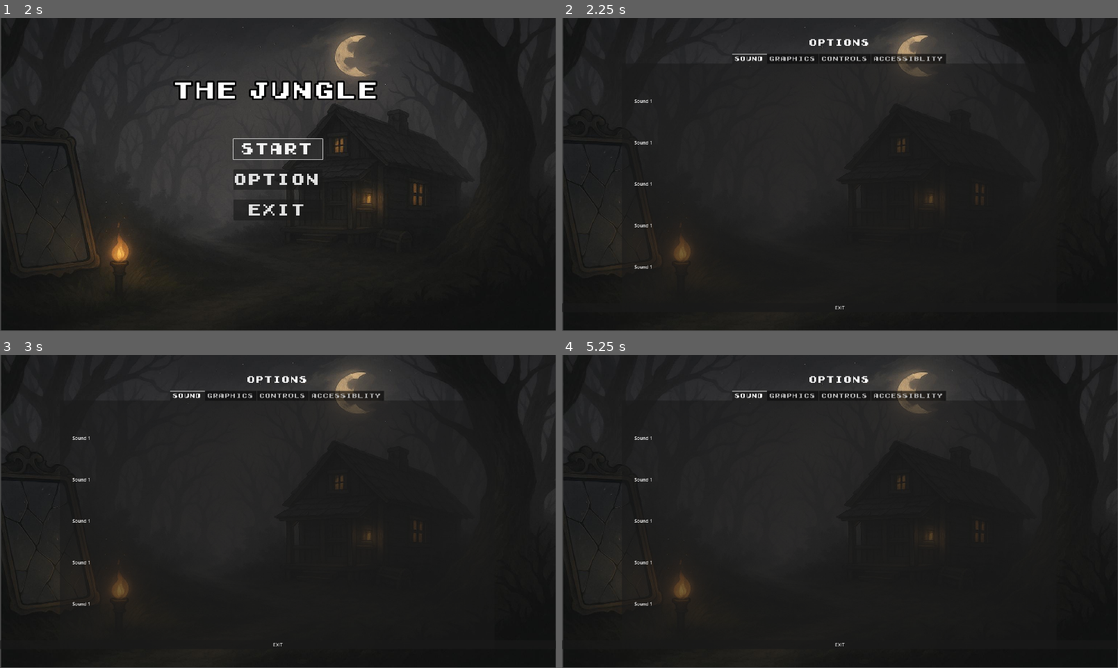
Above: before the commit, frames 1-4 (two rows, left to right).
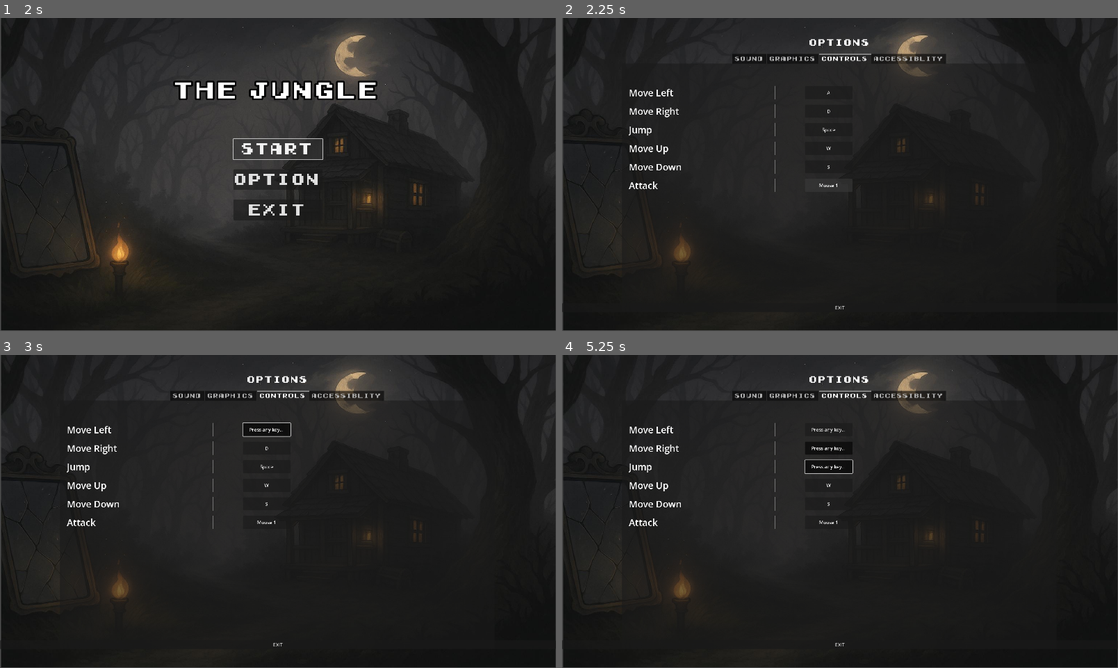
Above: after the commit, the same moments.

Repository: AqlanNaqib/Godot-mini-it-project
Game: Godot game, scene res://main menu/main_menu.tscn
Same seed, same stepped clock (60 frames per second), same inputs: the game is played once before the commit and once after it.
Inputs (mouse positions are in pixels of both pictures, inside the frame that each line leads up to):
- Up to frame 1 (2 s): click "START" at 0.5 s; click "START" at 1.25 s
- Up to frame 2 (2.25 s): click "OPTION" at 2 s
- Up to frame 3 (3 s): click (266, 430) at 2.75 s, where only the run after the commit has a clickable "A"
- Up to frame 4 (5.25 s): click (828, 430) at 3.5 s, where only the run after the commit has a clickable "Press any key..."; click (828, 448) at 4.25 s, where only the run after the commit has a clickable "D"; click (828, 467) at 5 s, where only the run after the commit has a clickable "Space"

Frame 1 is identical in both runs. In frame 2, 0.8% of the frame differs, in the area x 12-56%, y 11-81%; in frame 3, 1.0%; in frame 4, 1.2%.

Commit message:
keybind

Diff:
--- /dev/null
+++ b/default_bus_layout.tres
@@ -0,0 +1,3 @@
+[gd_resource type="AudioBusLayout" format=3 uid="uid://lhivg71uu32x"]
+
+[resource]
--- /dev/null
+++ b/hotkey_rebind_button.gd
@@ -0,0 +1,118 @@
+class_name HotkeyRebindButton
+extends Control
+
+signal rebind_started
+signal rebind_cancelled
+signal rebind_completed
+
+@onready var label: Label = $HBoxContainer/Label
+@onready var button: Button = $HBoxContainer/Button
+
+@export var action_name: String = "move_left"
+
+var is_rebinding: bool = false
+
+func _ready():
+	# Add the entire control to the group
+	add_to_group("rebind_buttons")
+	set_process_unhandled_input(false)  # Changed from set_process_unhandled_key_input
+	set_action_name()
+	set_text_for_key()
+
+	button.toggled.connect(_on_button_toggled)
+
+func set_action_name() -> void:
+	label.text = "Unassigned"
+
+	match action_name:
+		"move_left":
+			label.text = "Move Left"
+		"move_right":
+			label.text = "Move Right"
+		"jump":
+			label.text = "Jump"
+		"move_up":
+			label.text = "Move Up"
+		"move_down":
+			label.text = "Move Down"
+		"attack":
+			label.text = "Attack"
+
+func set_text_for_key() -> void:
+	var action_events = InputMap.action_get_events(action_name)
+
+	if action_events.is_empty():
+		button.text = "Unassigned"
+		return
+
+	var action_event = action_events[0]
+
+	if action_event is InputEventKey:
+		button.text = OS.get_keycode_string(action_event.physical_keycode)
+	elif action_event is InputEventMouseButton:
+		match action_event.button_index:
+			MOUSE_BUTTON_LEFT:
+				button.text = "Left Click"
+			MOUSE_BUTTON_RIGHT:
+				button.text = "Right Click"
+			MOUSE_BUTTON_MIDDLE:
+				button.text = "Middle Click"
+
+		button.text = "Mouse %d" % action_event.button_index
+	else:
+		button.text = action_event.as_text()
+
+
+
+func _unhandled_key_input(event: InputEvent) -> void:
+	if !is_rebinding:
+		return
+
+	# Ignore modifier keys pressed alone
+	if event is InputEventKey and event.is_pressed() and !event.is_echo():
+		if event.keycode != KEY_ESCAPE:
+			# Clear existing inputs
+			InputMap.action_erase_events(action_name)
+			InputMap.action_add_event(action_name, event)
+			button.text = OS.get_keycode_string(event.keycode)
+			rebind_completed.emit()
+		else:
+			set_text_for_key()
+			rebind_cancelled.emit()
+
+		set_process_unhandled_input(false)
+		is_rebinding = false
+		get_viewport().set_input_as_handled()
+
+	# Handle mouse buttons
+	elif event is InputEventMouseButton and event.is_pressed():
+		if event.button_index != MOUSE_BUTTON_RIGHT:  # Optional: exclude right click
+			InputMap.action_erase_events(action_name)
+			InputMap.action_add_event(action_name, event)
+			button.text = "Mouse %d" % event.button_index
+			rebind_completed.emit()
+
+			set_process_unhandled_input(false)
+			is_rebinding = false
+			get_viewport().set_input_as_handled()
+
+func disable() -> void:
+	button.disabled = true
+
+func enable() -> void:
+	button.disabled = false
+
+func _on_button_toggled(toggled_on: bool) -> void:
+	if is_rebinding:
+		return
+
+	is_rebinding = true
+	button.text = "Press any key..."
+	set_process_unhandled_key_input(true)
+	rebind_started.emit()
+
+func set_default_controls():
+	# Left mouse button for attack
+	var mouse_event = InputEventMouseButton.new()
+	mouse_event.button_index = MOUSE_BUTTON_LEFT
+	InputMap.action_add_event("attack", mouse_event)
--- /dev/null
+++ b/hotkey_rebind_button.tscn
@@ -0,0 +1,45 @@
+[gd_scene load_steps=2 format=3 uid="uid://dyyvll57ee7at"]
+
+[ext_resource type="Script" uid="uid://cam64qh4gm4nr" path="res://hotkey_rebind_button.gd" id="1_bxw1p"]
+
+[node name="Hotkey_Rebind_Button" type="Control"]
+layout_mode = 3
+anchors_preset = 15
+anchor_right = 1.0
+anchor_bottom = 1.0
+grow_horizontal = 2
+grow_vertical = 2
+script = ExtResource("1_bxw1p")
+action_name = "move_right"
+metadata/_edit_horizontal_guides_ = [-143.0]
+
+[node name="HBoxContainer" type="HBoxContainer" parent="."]
+layout_mode = 1
+anchors_preset = 4
+anchor_top = 0.5
+anchor_bottom = 0.5
+offset_top = -11.5
+offset_right = 21.0
+offset_bottom = 11.5
+grow_vertical = 2
+alignment = 1
+
+[node name="Label" type="Label" parent="HBoxContainer"]
+custom_minimum_size = Vector2(400, 30)
+layout_mode = 2
+theme_override_font_sizes/font_size = 32
+text = "ACTION"
+vertical_alignment = 1
+
+[node name="VSeparator" type="VSeparator" parent="HBoxContainer"]
+layout_mode = 2
+size_flags_horizontal = 3
+theme_override_constants/separation = 200
+
+[node name="Button" type="Button" parent="HBoxContainer"]
+custom_minimum_size = Vector2(164, 0)
+layout_mode = 2
+toggle_mode = true
+text = "ACTION_KEY"
+
+[connection signal="toggled" from="HBoxContainer/Button" to="." method="_on_button_toggled"]
--- a/options menu/settings_tab_container.tscn
+++ b/options menu/settings_tab_container.tscn
@@ -1,6 +1,11 @@
-[gd_scene load_steps=2 format=3 uid="uid://4883rayf7ti7"]
+[gd_scene load_steps=5 format=3 uid="uid://4883rayf7ti7"]
 
 [ext_resource type="FontFile" uid="uid://xgab11b7pv77" path="res://assets/Early GameBoy.ttf" id="1_efxv5"]
+[ext_resource type="PackedScene" uid="uid://dyyvll57ee7at" path="res://hotkey_rebind_button.tscn" id="2_vr7dw"]
+
+[sub_resource type="StyleBoxEmpty" id="StyleBoxEmpty_efxv5"]
+
+[sub_resource type="StyleBoxEmpty" id="StyleBoxEmpty_vr7dw"]
 
 [node name="Settings_Tab_Container" type="Control"]
 layout_mode = 3
@@ -29,9 +34,10 @@
 theme_override_fonts/font = ExtResource("1_efxv5")
 theme_override_font_sizes/font_size = 20
 tab_alignment = 1
-current_tab = 0
+current_tab = 2
 
 [node name="Sound" type="TabBar" parent="TabContainer"]
+visible = false
 layout_mode = 2
 metadata/_tab_index = 0
 
@@ -120,7 +126,6 @@
 text = "G5"
 
 [node name="Controls" type="TabBar" parent="TabContainer"]
-visible = false
 layout_mode = 2
 metadata/_tab_index = 2
 
@@ -136,30 +141,45 @@
 theme_override_constants/margin_right = 24
 theme_override_constants/margin_bottom = 24
 
-[node name="VBoxContainer" type="VBoxContainer" parent="TabContainer/Controls/MarginContainer"]
+[node name="ScrollContainer" type="ScrollContainer" parent="TabContainer/Controls/MarginContainer"]
+layout_mode = 2
+
+[node name="VBoxContainer" type="VBoxContainer" parent="TabContainer/Controls/MarginContainer/ScrollContainer"]
 layout_mode = 2
 theme_override_constants/separation = 64
-alignment = 1
-
-[node name="Label" type="Label" parent="TabContainer/Controls/MarginContainer/VBoxContainer"]
-layout_mode = 2
-text = "C1"
-
-[node name="Label2" type="Label" parent="TabContainer/Controls/MarginContainer/VBoxContainer"]
-layout_mode = 2
-text = "C2"
-
-[node name="Label3" type="Label" parent="TabContainer/Controls/MarginContainer/VBoxContainer"]
-layout_mode = 2
-text = "C3"
-
-[node name="Label4" type="Label" parent="TabContainer/Controls/MarginContainer/VBoxContainer"]
-layout_mode = 2
-text = "C4"
-
-[node name="Label5" type="Label" parent="TabContainer/Controls/MarginContainer/VBoxContainer"]
-layout_mode = 2
-text = "C5"
+
+[node name="HSeparator" type="HSeparator" parent="TabContainer/Controls/MarginContainer/ScrollContainer/VBoxContainer"]
+layout_mode = 2
+theme_override_constants/separation = 12
+theme_override_styles/separator = SubResource("StyleBoxEmpty_efxv5")
+
+[node name="Hotkey_Rebind_Button" parent="TabContainer/Controls/MarginContainer/ScrollContainer/VBoxContainer" instance=ExtResource("2_vr7dw")]
+layout_mode = 2
+action_name = "move_left"
+
+[node name="Hotkey_Rebind_Button2" parent="TabContainer/Controls/MarginContainer/ScrollContainer/VBoxContainer" instance=ExtResource("2_vr7dw")]
+layout_mode = 2
+
+[node name="Hotkey_Rebind_Button3" parent="TabContainer/Controls/MarginContainer/ScrollContainer/VBoxContainer" instance=ExtResource("2_vr7dw")]
+layout_mode = 2
+action_name = "jump"
+
+[node name="Hotkey_Rebind_Button4" parent="TabContainer/Controls/MarginContainer/ScrollContainer/VBoxContainer" instance=ExtResource("2_vr7dw")]
+layout_mode = 2
+action_name = "move_up"
+
+[node name="Hotkey_Rebind_Button5" parent="TabContainer/Controls/MarginContainer/ScrollContainer/VBoxContainer" instance=ExtResource("2_vr7dw")]
+layout_mode = 2
+action_name = "move_down"
+
+[node name="Hotkey_Rebind_Button6" parent="TabContainer/Controls/MarginContainer/ScrollContainer/VBoxContainer" instance=ExtResource("2_vr7dw")]
+layout_mode = 2
+action_name = "attack"
+
+[node name="HSeparator2" type="HSeparator" parent="TabContainer/Controls/MarginContainer/ScrollContainer/VBoxContainer"]
+layout_mode = 2
+theme_override_constants/separation = 12
+theme_override_styles/separator = SubResource("StyleBoxEmpty_vr7dw")
 
 [node name="Accessiblity" type="TabBar" parent="TabContainer"]
 visible = false
--- a/project.godot
+++ b/project.godot
@@ -28,24 +28,34 @@
 
 [input]
 
-up={
+move_up={
 "deadzone": 0.2,
-"events": [Object(InputEventKey,"resource_local_to_scene":false,"resource_name":"","device":-1,"window_id":0,"alt_pressed":false,"shift_pressed":false,"ctrl_pressed":false,"meta_pressed":false,"pressed":false,"keycode":0,"physical_keycode":4194320,"key_label":0,"unicode":0,"location":0,"echo":false,"script":null)
+"events": [Object(InputEventKey,"resource_local_to_scene":false,"resource_name":"","device":0,"window_id":0,"alt_pressed":false,"shift_pressed":false,"ctrl_pressed":false,"meta_pressed":false,"pressed":false,"keycode":0,"physical_keycode":87,"key_label":0,"unicode":0,"location":0,"echo":false,"script":null)
 ]
 }
-down={
+move_down={
 "deadzone": 0.2,
-"events": [Object(InputEventKey,"resource_local_to_scene":false,"resource_name":"","device":-1,"window_id":0,"alt_pressed":false,"shift_pressed":false,"ctrl_pressed":false,"meta_pressed":false,"pressed":false,"keycode":0,"physical_keycode":4194322,"key_label":0,"unicode":0,"location":0,"echo":false,"script":null)
+"events": [Object(InputEventKey,"resource_local_to_scene":false,"resource_name":"","device":0,"window_id":0,"alt_pressed":false,"shift_pressed":false,"ctrl_pressed":false,"meta_pressed":false,"pressed":false,"keycode":0,"physical_keycode":83,"key_label":0,"unicode":0,"location":0,"echo":false,"script":null)
 ]
 }
-left={
+move_left={
 "deadzone": 0.2,
-"events": [Object(InputEventKey,"resource_local_to_scene":false,"resource_name":"","device":-1,"window_id":0,"alt_pressed":false,"shift_pressed":false,"ctrl_pressed":false,"meta_pressed":false,"pressed":false,"keycode":0,"physical_keycode":4194319,"key_label":0,"unicode":0,"location":0,"echo":false,"script":null)
+"events": [Object(InputEventKey,"resource_local_to_scene":false,"resource_name":"","device":0,"window_id":0,"alt_pressed":false,"shift_pressed":false,"ctrl_pressed":false,"meta_pressed":false,"pressed":false,"keycode":0,"physical_keycode":65,"key_label":0,"unicode":0,"location":0,"echo":false,"script":null)
 ]
 }
-right={
+move_right={
 "deadzone": 0.2,
-"events": [Object(InputEventKey,"resource_local_to_scene":false,"resource_name":"","device":-1,"window_id":0,"alt_pressed":false,"shift_pressed":false,"ctrl_pressed":false,"meta_pressed":false,"pressed":false,"keycode":0,"physical_keycode":4194321,"key_label":0,"unicode":0,"location":0,"echo":false,"script":null)
+"events": [Object(InputEventKey,"resource_local_to_scene":false,"resource_name":"","device":0,"window_id":0,"alt_pressed":false,"shift_pressed":false,"ctrl_pressed":false,"meta_pressed":false,"pressed":false,"keycode":0,"physical_keycode":68,"key_label":0,"unicode":0,"location":0,"echo":false,"script":null)
+]
+}
+attack={
+"deadzone": 0.2,
+"events": [Object(InputEventMouseButton,"resource_local_to_scene":false,"resource_name":"","device":-1,"window_id":0,"alt_pressed":false,"shift_pressed":false,"ctrl_pressed":false,"meta_pressed":false,"button_mask":0,"position":Vector2(0, 0),"global_position":Vector2(0, 0),"factor":1.0,"button_index":1,"canceled":false,"pressed":false,"double_click":false,"script":null)
+]
+}
+jump={
+"deadzone": 0.2,
+"events": [Object(InputEventKey,"resource_local_to_scene":false,"resource_name":"","device":-1,"window_id":0,"alt_pressed":false,"shift_pressed":false,"ctrl_pressed":false,"meta_pressed":false,"pressed":false,"keycode":0,"physical_keycode":32,"key_label":0,"unicode":32,"location":0,"echo":false,"script":null)
 ]
 }
 
Not shown, added: hotkey_rebind_button.gd.uid
